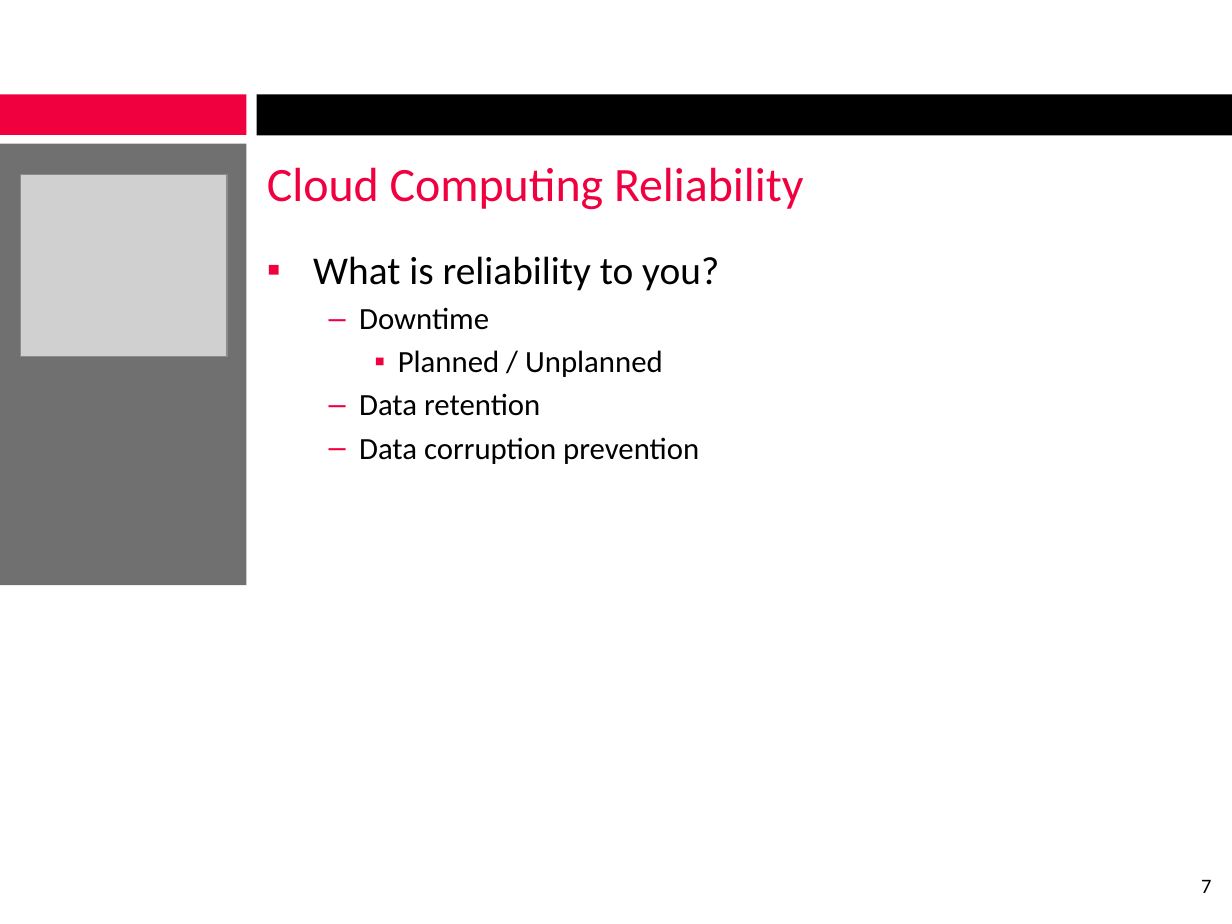
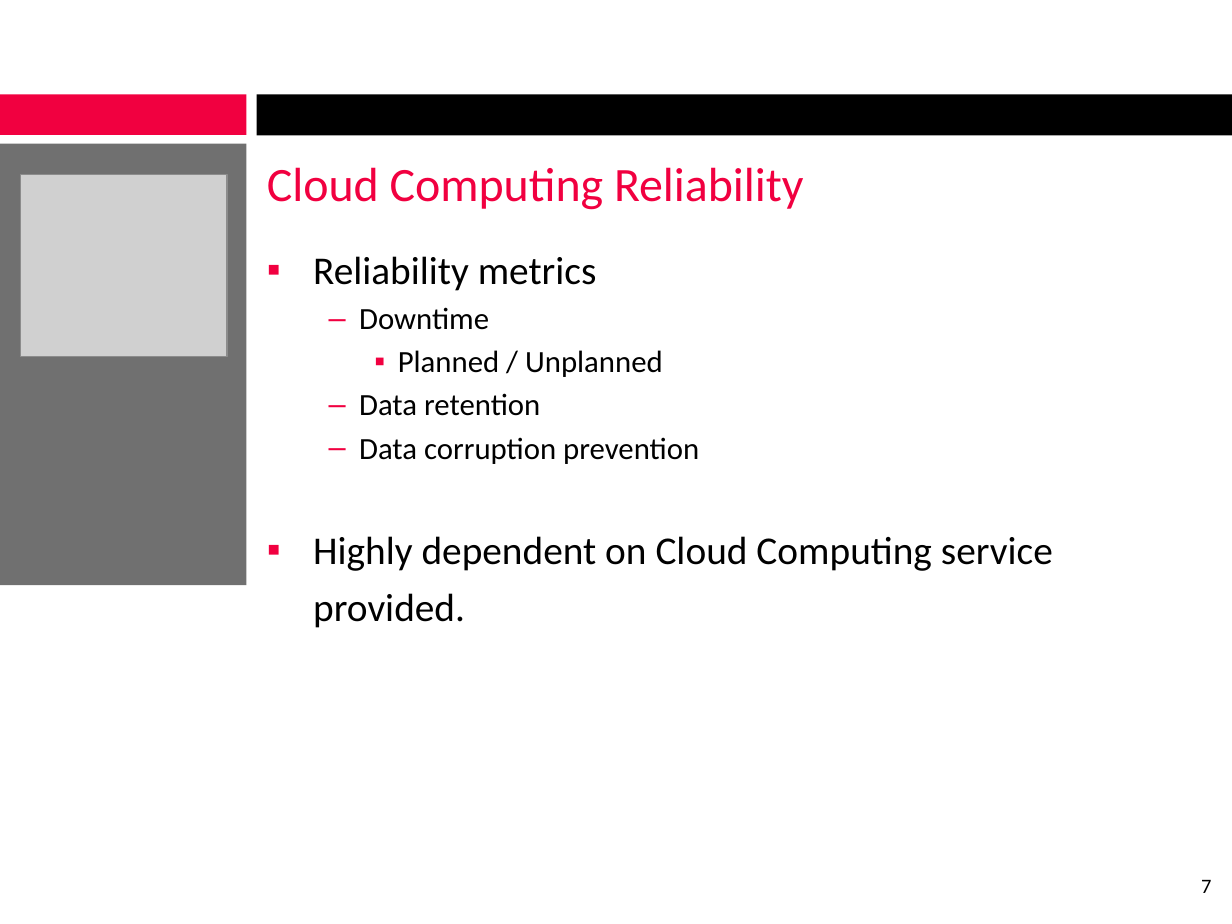
Before and after one commit to alexcraig/Sysc4806-Alarm-System, a slide deck: slide 7 of presentation_slides/Slides_MichailG.pptx. Drawn at 1232x924 pixels with LibreOffice and Linux fonts; fonts in the diff are those of the drawing; grey boxes stand for pictures; background and template pictures are left out. Boxes give left, top, right and bottom in pixels: in the first picture for what was removed or moved away, otherwise in the second. Text is boxed around its words. In the diff, an @@ line names an element or a change of style, - is before the commit and + after.

```diff
--- a/presentation_slides/Slides_MichailG.pptx
+++ b/presentation_slides/Slides_MichailG.pptx
@@ text at (313, 256, 597, 291): text changed @@
-▪ What is reliability to you?
+▪ Reliability metrics
@@ text at (313, 536, 1053, 628): paragraph added @@
+▪ Highly dependent on Cloud Computing service provided.
```
Also in this commit, not shown: 2 other slides changed, 2 slides added.
